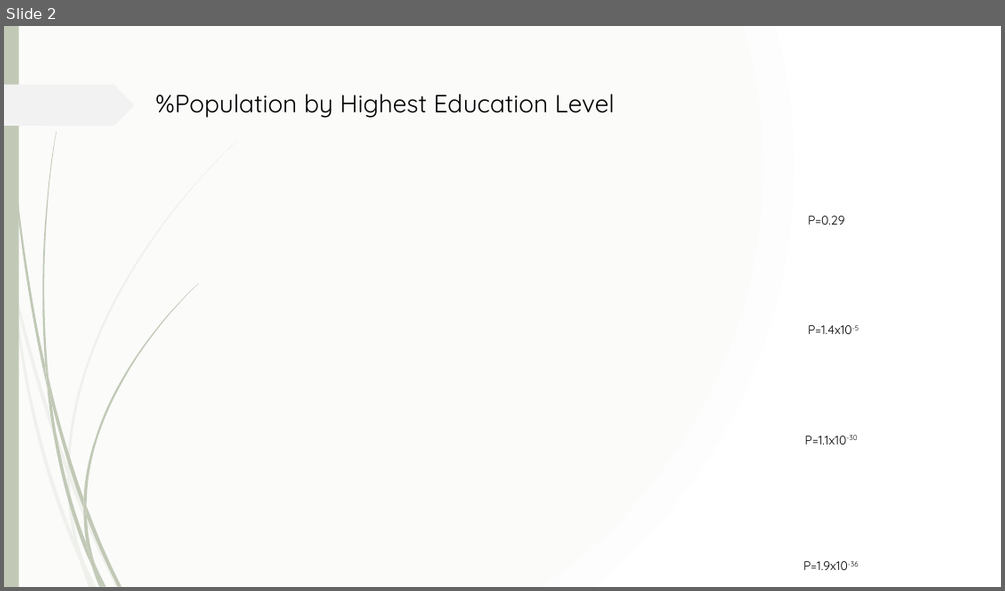
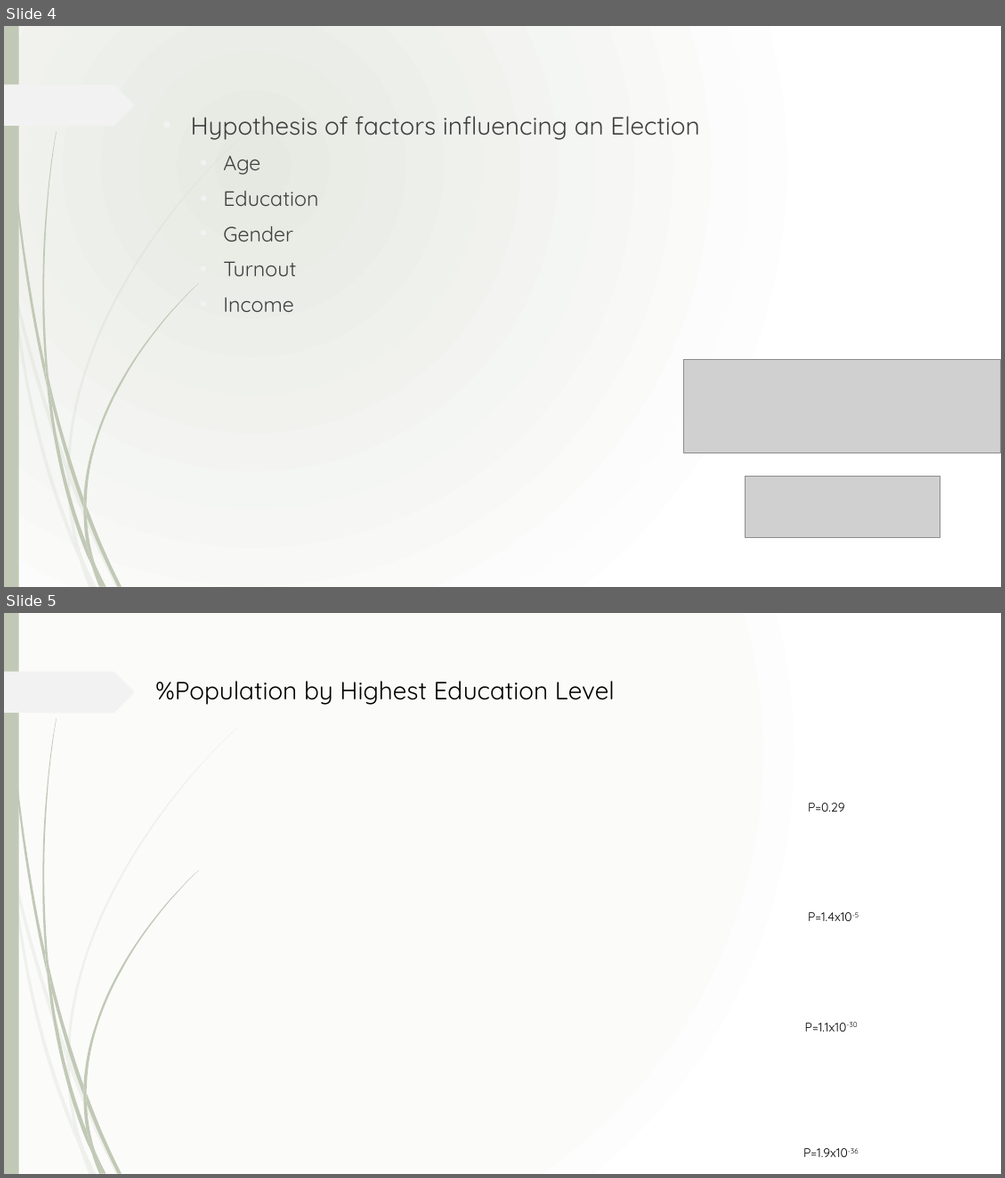
Before and after one commit to bsmirnov12/ABDS-Project-1, a slide deck: Slide/2015_STATS.pptx. Shown one above the other, each under a label of ours: slide 2 before the commit, slides 4 and 5 after it. The pictures are 1005x591 and 1005x1178 pixels, drawn with LibreOffice and Linux fonts; fonts in the diff are those of the drawing; grey boxes stand for pictures; background and template pictures are left out. Boxes give left, top, right and bottom in pixels: in the first picture for what was removed or moved away, otherwise in the second. Text is boxed around its words. In the diff, an @@ line names an element or a change of style, - is before the commit and + after.

Commit message:
commit slide
slides update

```diff
--- a/Slide/2015_STATS.pptx
+++ b/Slide/2015_STATS.pptx
@@ slide 4 added at [4, 26, 1001, 587], background gradient #E6E9E2 to #FFFFFF; not listed: 24 template elements that a slide beside it also shows @@
@@ text added at [191, 116, 699, 312], 24 pt, text #404040 @@
+• Hypothesis of factors influencing an Election
+  • Age
+  • Education
+  • Gender
+  • Turnout
+  • Income
@@ picture added at [684, 360, 1001, 453] @@
@@ picture added at [745, 476, 940, 538] @@
@@ what was slide 2 is now slide 5 @@
```
Also in this commit, not shown: 5 other slides added, 1 other file.
